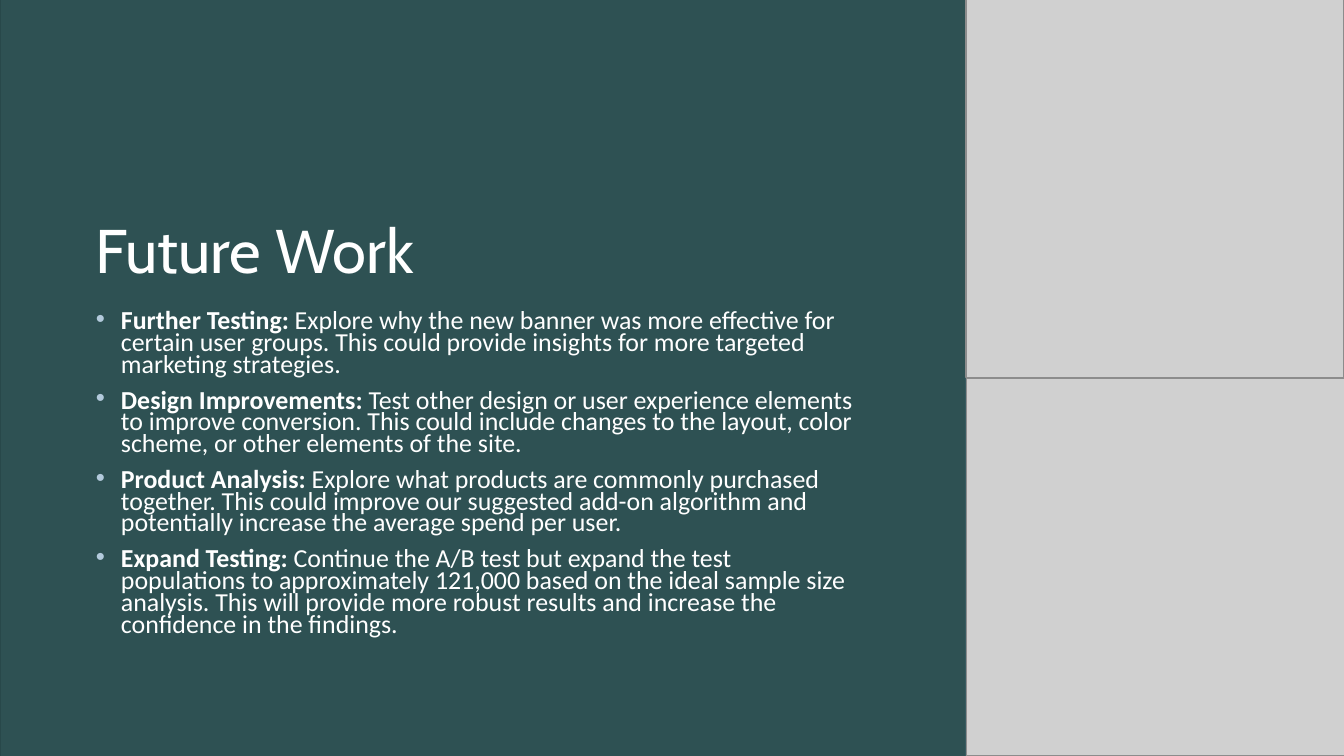
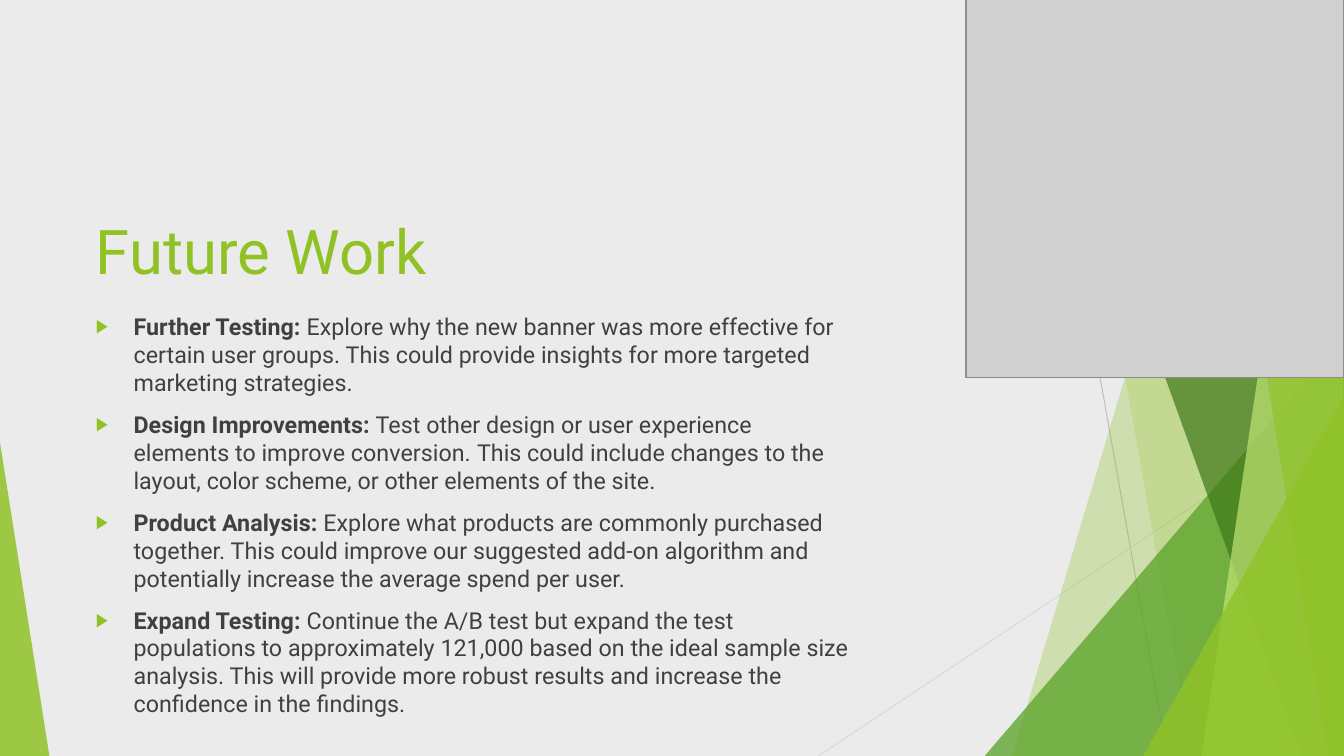
Before and after one commit to bhazeltn/Globox_AB_Project, a slide deck: slide 8 of Globox.pptx. Drawn at 1344x756 pixels with LibreOffice and Linux fonts; fonts in the diff are those of the drawing; grey boxes stand for pictures. Boxes give left, top, right and bottom in pixels: in the first picture for what was removed or moved away, otherwise in the second. Text is boxed around its words. In the diff, an @@ line names an element or a change of style, - is before the commit and + after.

```diff
--- a/Globox.pptx
+++ b/Globox.pptx
@@ background #213A3B to #EBEBEB @@
@@ rectangle removed at (x1=0, y1=0, x2=1344, y2=756) @@
@@ rectangle removed at (x1=0, y1=0, x2=1344, y2=756) @@
@@ title "Future Work" at (x1=96, y1=228, x2=426, y2=275): font Cabin to Roboto, text colour #FFFFFF to #90C226; line spacing 0.9 to 1 @@
@@ text "Further Testing: Explore why the ..." at (x1=134, y1=317, x2=848, y2=689): size 18.5 to 16.6 pt, font Calibri to Roboto, text colour #FFFFFF to #404040; bullet • to ▶; line spacing 0.7 to 1; bullet colour #B3CADC to #90C226 @@
@@ rectangle removed at (x1=966, y1=378, x2=1344, y2=756) @@
@@ picture removed at (x1=967, y1=378, x2=1344, y2=756) @@
@@ group added at (x1=0, y1=0, x2=1344, y2=756): 5 freeform shapes, 3 triangles, 2 lines @@
```
Also in this commit, not shown: 9 other slides changed, 5 other files.
